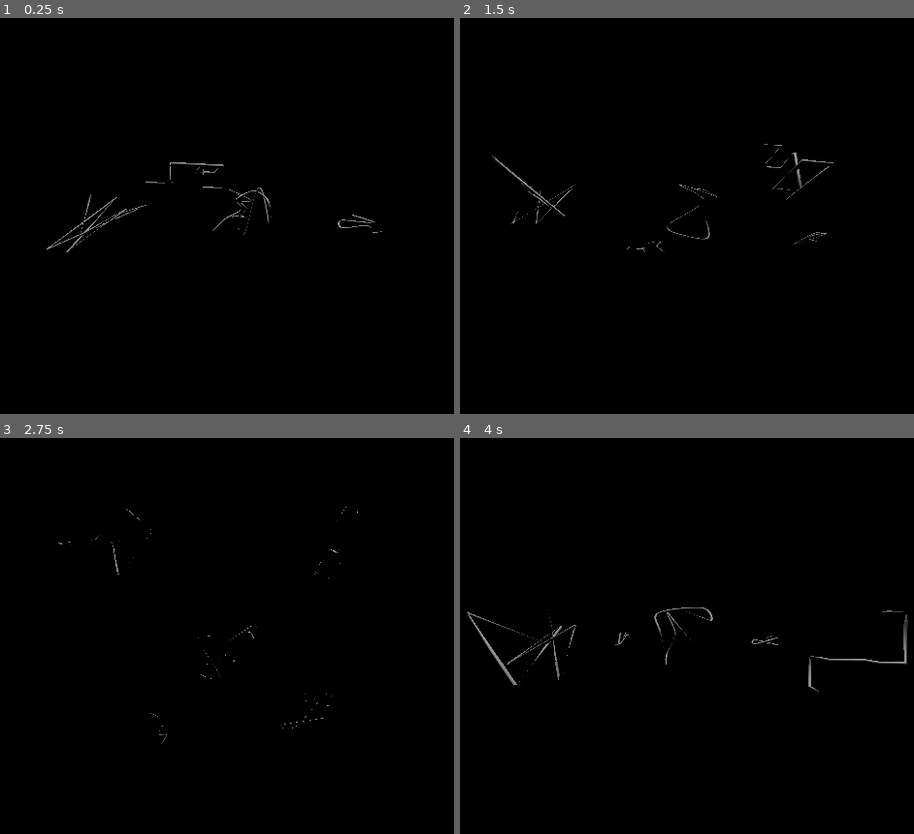
Above: before the commit, frames 1-4 (two rows, left to right).
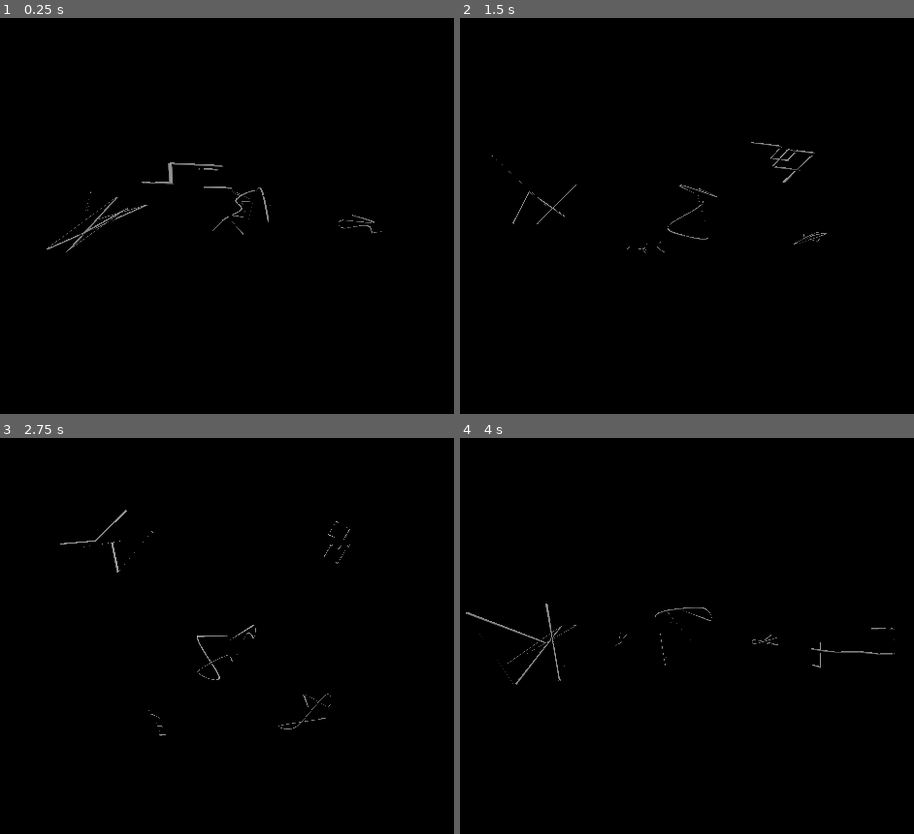
Above: after the commit, the same moments.

Repository: Kimau/LdJam54
Game: Godot game, scene res://TestLine.tscn
Same seed, same stepped clock (60 frames per second), same inputs: the game is played once before the commit and once after it. This scene is started directly instead of the project's main scene.
Inputs:
- Up to frame 1 (0.25 s): no input
- Up to frame 2 (1.5 s): hold D 0.53-1.28 s; hold Space 0.53-1.28 s; hold S from 1.28 s (still down); tap Space at 1.35 s
- Up to frame 3 (2.75 s): tap Space at 1.52, 1.82 s; release S at 2.03 s; hold D from 2.03 s (still down); hold Space from 2.03 s (still down)
- Up to frame 4 (4 s): release D at 2.78 s; release Space at 2.78 s; hold W 2.78-3.53 s; tap Space at 2.85, 3.02, 3.32 s; hold A from 3.53 s (still down); hold Space from 3.53 s (still down)

The runs differ from the first frame. In frame 1, 0.5% of the frame differs, in the area x 10-85%, y 36-60%; in frame 2, 0.6%; in frame 3, 0.3%; in frame 4, 1.0%, in the area x 1-99%, y 41-65%.

Commit message:
Fixup

Diff:
--- a/VR/xr_origin_3d.tscn
+++ b/VR/xr_origin_3d.tscn
@@ -29,11 +29,11 @@
 pose = &"grip"
 
 [node name="wand" parent="TrackHandRight" instance=ExtResource("3_lbrv7")]
-transform = Transform3D(0.26, 0, 0, 0, 0.15469, 0.208976, 0, -0.208976, 0.15469, 0.00125641, -1.19209e-07, -0.000258982)
+transform = Transform3D(0.26, 0, 0, 0, -0.0629877, 0.252255, 0, -0.252255, -0.0629877, 0.00125641, -1.19209e-07, -0.000258982)
 
 [node name="WandTip" type="Node3D" parent="TrackHandRight/wand"]
 unique_name_in_owner = true
-transform = Transform3D(1, 0, 0, 0, 1, -2.98023e-08, 0, 2.98023e-08, 1, 0.000835419, 1.19029, 0.011565)
+transform = Transform3D(1, 0, 0, 0, 1, -2.98023e-08, 0, 2.98023e-08, 1, 0.000835419, 1.19029, 0.0115647)
 
 [node name="TrackWaist" type="XRController3D" parent="."]
 transform = Transform3D(1, 0, 0, 0, 1, 0, 0, 0, 1, 0, 0.852878, 0)
--- a/src/MagicRune.gd
+++ b/src/MagicRune.gd
@@ -3,12 +3,16 @@
 class_name MagicRune
 
 @export var mat: Material
-
 @export var element : RuneMesh.Element = RuneMesh.Element.Neutral
 @export var runeMesh : RuneMesh
-
 @onready var meshInst : MeshInstance3D = $MeshInstance3D
 @onready var colArea : Area3D = $Area3D
+
+var spellPrimed : bool = false
+var pulsePos : float = 0.0
+var spellLength = 1.0
+
+const SPELL_SPEED = 3.0
 
 # Called when the node enters the scene tree for the first time.
 func _ready() -> void:
@@ -24,11 +28,24 @@
 	if not runeMesh:
 		reroll()
 
+func _process(delta: float) -> void:
+	if spellPrimed:
+		pulsePos += SPELL_SPEED * delta / spellLength
+		if pulsePos > 2:
+			pulsePos = 0
+
+		meshInst.set_instance_shader_parameter("uvpos", pulsePos)
+		meshInst.set_instance_shader_parameter("amplitude", 0.04)
+		meshInst.set_instance_shader_parameter("width", 0.05)
+	else:
+		meshInst.set_instance_shader_parameter("uvpos", -1)
+		meshInst.set_instance_shader_parameter("amplitude", 0)
+		meshInst.set_instance_shader_parameter("width", 0)
 
 func reroll():
 	element = random_elem()
-	makeRuneMesh()
-	makeCollision()
+	make_rune_mesh()
+	make_collision()
 
 func random_elem() -> RuneMesh.Element:
 	match(randi_range(0,4)):
@@ -38,14 +55,18 @@
 		3: return RuneMesh.Element.Water
 	return RuneMesh.Element.Neutral
 
-func makeRuneMesh():
-
+func make_rune_mesh():
 	runeMesh = RuneMesh.new()
 	runeMesh.generate_rune(element)
 	runeMesh.surface_set_material(0, mat)
 	meshInst.mesh = runeMesh
+	spellLength = 0
+	var prevP = Vector3.ZERO
+	for p in runeMesh.runePoints:
+		spellLength += (prevP - p).length()
+		prevP = p
 
-func makeCollision():
+func make_collision():
 	for k in colArea.get_children():
 		colArea.remove_child(k)
 		k.queue_free()
@@ -72,9 +93,20 @@
 			cJoin.position = (p + prevP) * 0.5
 
 			var xAxis : Vector3 = delta.normalized()
-			var yAxis : Vector3 = Vector3.RIGHT if xAxis.is_equal_approx(Vector3.UP) else Vector3.UP
+			var yAxis : Vector3 = Vector3.UP
 			var zAxis : Vector3 = xAxis.cross(yAxis)
-
-			cJoin.basis = Basis(xAxis, yAxis, zAxis)
+			var newBasis = Basis(xAxis, yAxis, zAxis)
+			if newBasis.determinant() == 0:
+				yAxis = Vector3.RIGHT
+				zAxis = xAxis.cross(yAxis)
+				newBasis = Basis(xAxis, yAxis, zAxis)
+			cJoin.basis = newBasis
 
 		prevP = p
+
+func spell_prime():
+	spellPrimed = true
+	pulsePos = 0
+
+func spell_cast():
+	spellPrimed = false
--- a/src/RuneMesh.gd
+++ b/src/RuneMesh.gd
@@ -121,10 +121,17 @@
 ####
 
 func make_transform(p: Vector3, dir: Vector3, scale: float) -> Transform3D:
-	var d0 = dir.cross(Vector3.UP).normalized() * scale
-	var d1 = dir.normalized() * scale
-	var d2 = dir.cross(d0).normalized() * scale
-	return Transform3D(Basis(d0,d1,d2),p)
+	var d0 = dir.normalized() * scale
+	var d1 = Vector3.FORWARD * scale
+	var d2 = d0.cross(d1).normalized() * scale
+
+	var b = Basis(d0,d1,d2)
+	if b.determinant() == 0:
+		d1 = Vector3.RIGHT * scale
+		d2 = d0.cross(d1).normalized() * scale
+		b = Basis(d0,d1,d2)
+
+	return Transform3D(b,p)
 
 func get_smooth_tube(new_points: Array[Vector3], radius: float) -> Array[Transform3D]:
 	var transforms : Array[Transform3D] = []
@@ -153,26 +160,38 @@
 
 	@warning_ignore("integer_division")
 	var HALF_STEPS : int = FLAT_STEPS / 2
-
-	transforms.append(make_transform(new_points[0] + (new_points[0] - new_points[1]).normalized() * radius, new_points[1] - new_points[0], 0))
+	var t_step = 1.0 / float(FLAT_STEPS)
+
+	var startDir = (new_points[1] - new_points[0]).normalized()
+	for t in Vector3(0,1,t_step):
+		transforms.append(make_transform(new_points[0] - (startDir * radius) * (1.0-t), startDir, t*radius))
+
 	for i in range(1, new_points.size()-1):
 		var p0 = new_points[i-1]
 		var p1 = new_points[i]
 		var p2 = new_points[i+1]
 
-		var d0 = p1 - p0
-		var d1 = p2 - p1
-		var t_step = 1.0 / float(FLAT_STEPS)
-
-		for t in range(0, FLAT_STEPS):
-			var tt = t * t_step
-			var p = p1.lerp(p2, tt)
-			var dir = d0.lerp(d1, tt).normalized()
-			var offset_dir = d0.normalized() if t < HALF_STEPS else d1.normalized()
-			var offset = offset_dir * radius * ((HALF_STEPS - abs(t - HALF_STEPS)) / (HALF_STEPS))
-			transforms.append(make_transform(p + offset, dir, radius))
-
-	transforms.append(make_transform(new_points[-1] + (new_points[-1] - new_points[-2]).normalized() * radius, new_points[-2] - new_points[-1], 0))
+		var d0 = (p1 - p0).normalized()
+		var d1 = (p2 - p1).normalized()
+		var dmid = d0.lerp(d1, 0.5)
+
+		transforms.append(make_transform((p0+p1)*0.5, d0, radius))
+
+		for t in Vector3(0,1, t_step):
+			var p = p1 - d0*(1.0 - t)*radius
+			var dir = d0.lerp(dmid, t)
+			transforms.append(make_transform(p, dir, radius))
+
+		for t in Vector3(0,1, t_step):
+			var p = p1 + d1*t*radius
+			var dir = dmid.lerp(d1, t)
+			transforms.append(make_transform(p, dir, radius))
+
+		transforms.append(make_transform((p1+p2)*0.5, d1, radius))
+
+	var endDir = (new_points[-1] - new_points[-2]).normalized()
+	for t in Vector3(0,1,t_step):
+		transforms.append(make_transform(new_points[-1] + (endDir * radius) * (t), startDir, (1.0-t)*radius))
 
 	return transforms
 
@@ -226,11 +245,7 @@
 
 func generate_fire_points(num_points: int, minPt: Vector3, maxPt: Vector3) -> Array[Vector3]:
 	var points : Array[Vector3] = [Vector3.ZERO]
-	# var deltaPt = maxPt - minPt
-	# var invPt : float = 1.0 / float(num_points)
-	#var yStep : float = maxPt.y * invPt
 	var yHeight : float = 0
-	#var last_dir : Vector3 = Vector3.ZERO
 
 	for i in range(num_points - 1):
 		var t = float(i) / float(num_points-1)
@@ -419,7 +434,7 @@
 			tList = get_smooth_tube(runePoints, 0.01)
 		Element.Earth:
 			runePoints = generate_earth_points(10, minPt, maxPt)
-			runePoints = stretch_to_fit(runePoints, minPt, maxPt)
+			#runePoints = stretch_to_fit(runePoints, minPt, maxPt)
 			tList = get_flat_tube(runePoints, 0.01)
 		Element.Water:
 			runePoints = generate_water_points(8, minPt, maxPt)
--- a/src/main.gd
+++ b/src/main.gd
@@ -6,8 +6,12 @@
 var input = {}
 var prevIn = {}
 
-var currRune : MeshInstance3D
-var spawnRune : bool = false
+var currRune : MagicRune
+var wantToSpawnRune : float = 0.0
+var casting: bool = false
+var wantToCast : bool = false
+
+const RUNE_PREFAB = preload("res://magic_rune.tscn")
 
 func _ready() -> void:
 	hmd.conLeft.button_pressed.connect(but_press_left)
@@ -17,11 +21,27 @@
 
 
 # Called every frame. 'delta' is the elapsed time since the previous frame.
-func _process(_delta: float) -> void:
+func _process(delta: float) -> void:
+	wantToCast = hmd.conRight.get_float("trigger")
 
-	if spawnRune:
-		spawnRune = false
+	if wantToCast != casting:
+		if wantToCast and currRune:
+			# Start Casting
+			currRune.reparent(self)
+			currRune.spell_cast()
+			currRune = null
+
+		elif not wantToCast:
+			# Stop Casting
+			pass
+	elif casting:
+		pass
+	elif wantToSpawnRune > 0:
+		wantToSpawnRune = 0
 		spawn_new_rune()
+
+	# decay intent buffer
+	wantToSpawnRune -= delta
 
 	# Last thing
 	prevIn = input
@@ -36,7 +56,8 @@
 	but_process(true, inputName, 1.0)
 
 	if(inputName == "ax_button"):
-		spawnRune = true
+		wantToSpawnRune = 1.0
+
 
 func but_release_left(inputName : String) -> void:
 	but_process(false, inputName, 0.0)
@@ -47,7 +68,8 @@
 
 func spawn_new_rune():
 	if(currRune):
-		currRune.reparent(self)
-	currRune = MeshInstance3D.new()
-	currRune.mesh = $SplineMeshMaker.make_random_rune() # make_new_rune()
+		return
+	currRune = RUNE_PREFAB.instantiate()
 	hmd.wandTip.add_child(currRune)
+	currRune.reroll()
+	currRune.spell_prime()
--- a/src/test.gd
+++ b/src/test.gd
@@ -23,8 +23,8 @@
 		self.add_child(r)
 
 		r.element = elem
-		r.makeRuneMesh()
-		r.makeCollision()
+		r.make_rune_mesh()
+		r.make_collision()
 
 		runes.append(r)
 
@@ -41,8 +41,8 @@
 
 	if(Input.is_physical_key_pressed(KEY_SPACE)):
 		for r in runes:
-			r.makeRuneMesh()
-			r.makeCollision()
+			r.make_rune_mesh()
+			r.make_collision()
 
 	for r in runes:
 		r.global_rotate(Vector3.UP, 1 * delta)
